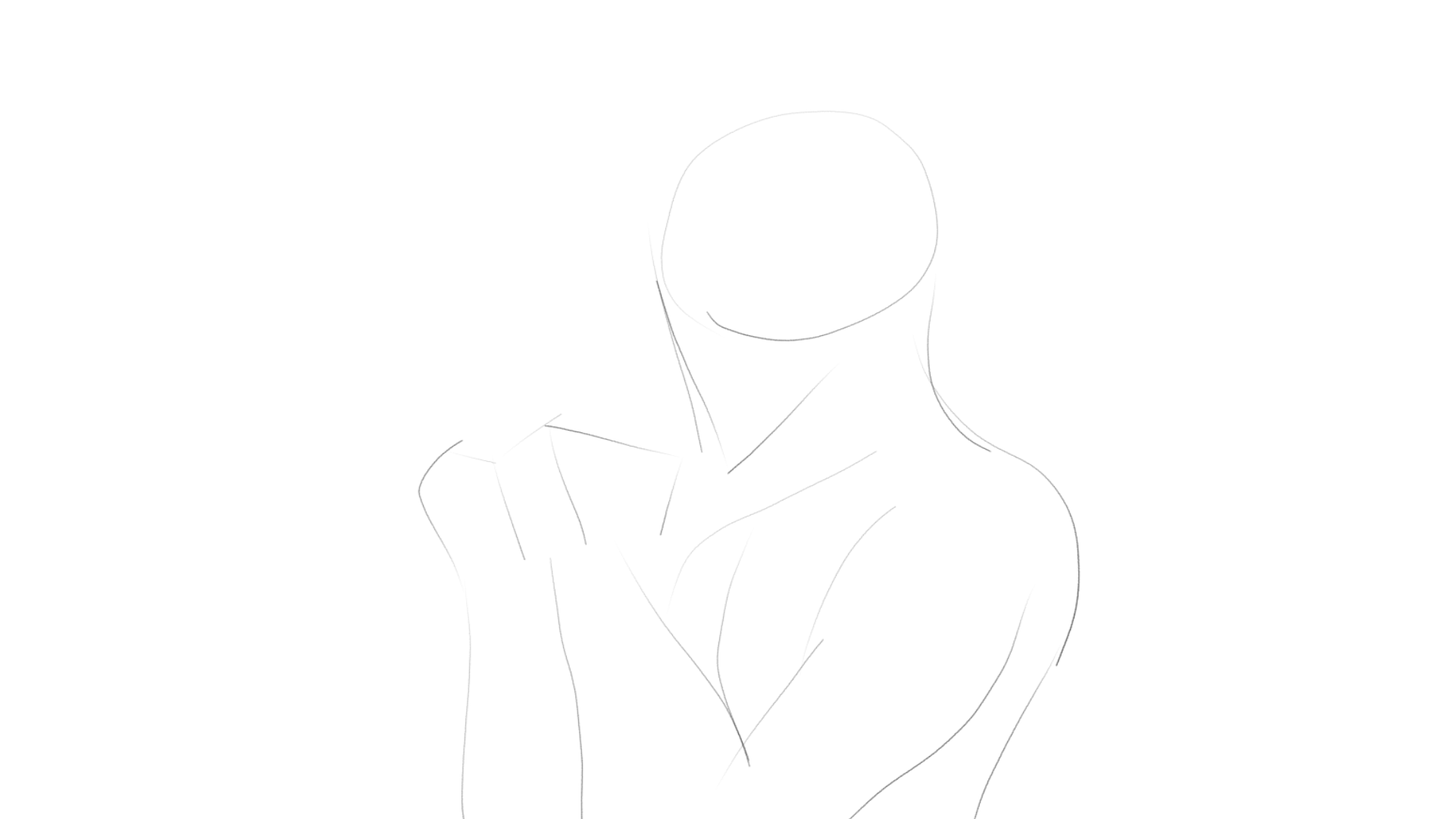
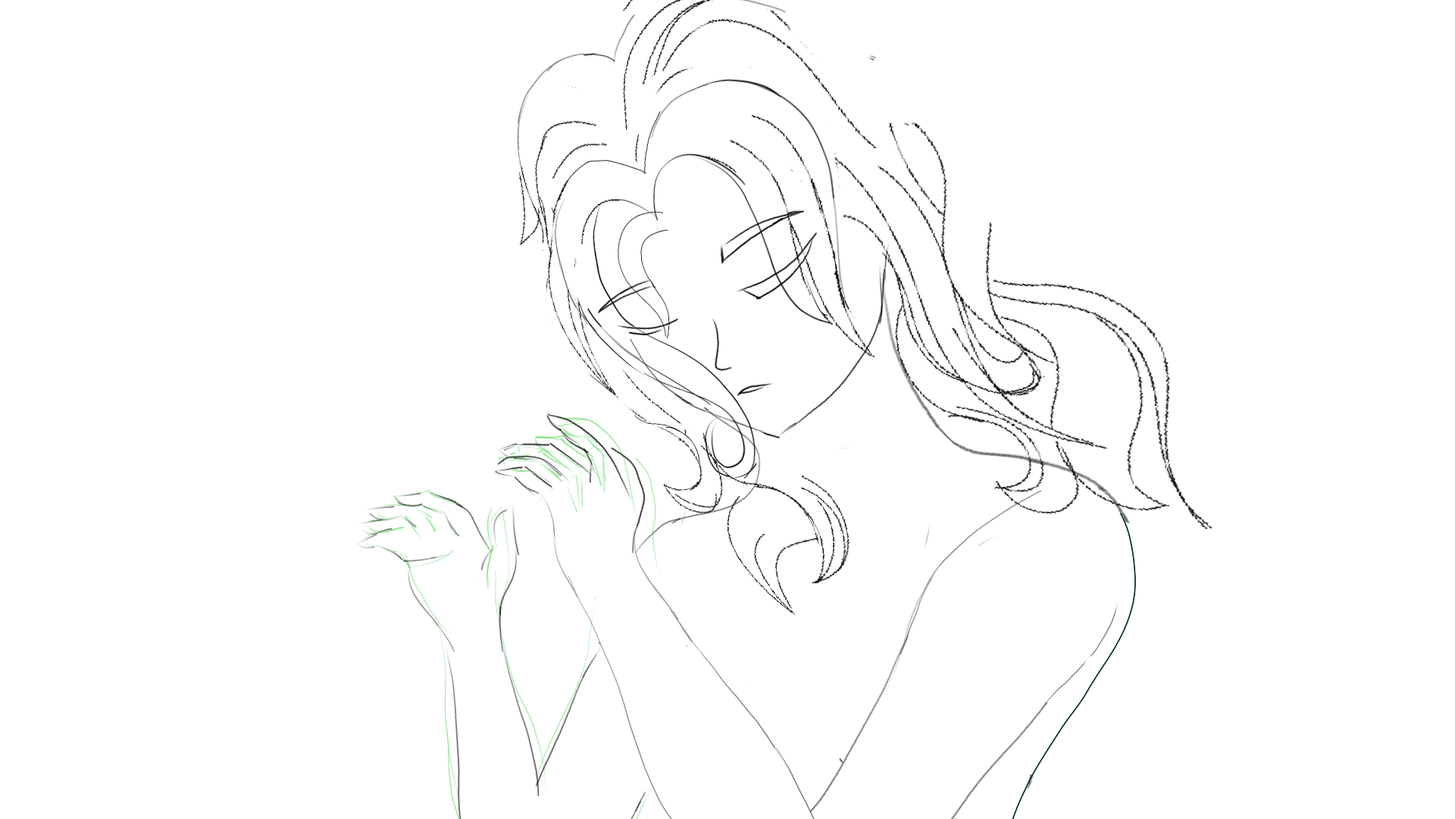
Layers edited between the first and the second 1455 × 819 image:
added layer "Hair Merged" above "Body_and_Left_hand" over [357, 0, 1214, 819]
painted on "Body_and_Left_hand" over [357, 0, 1116, 819]
